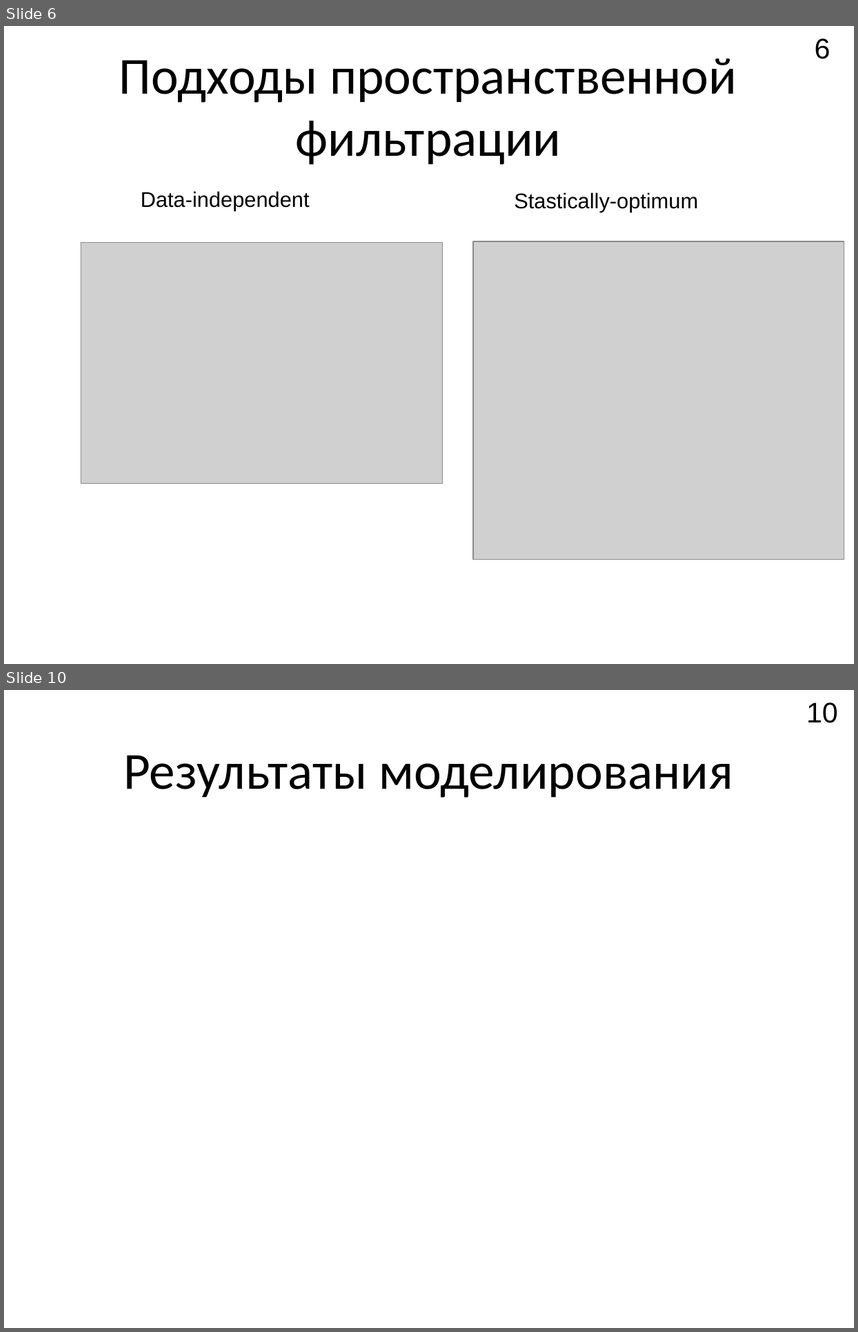
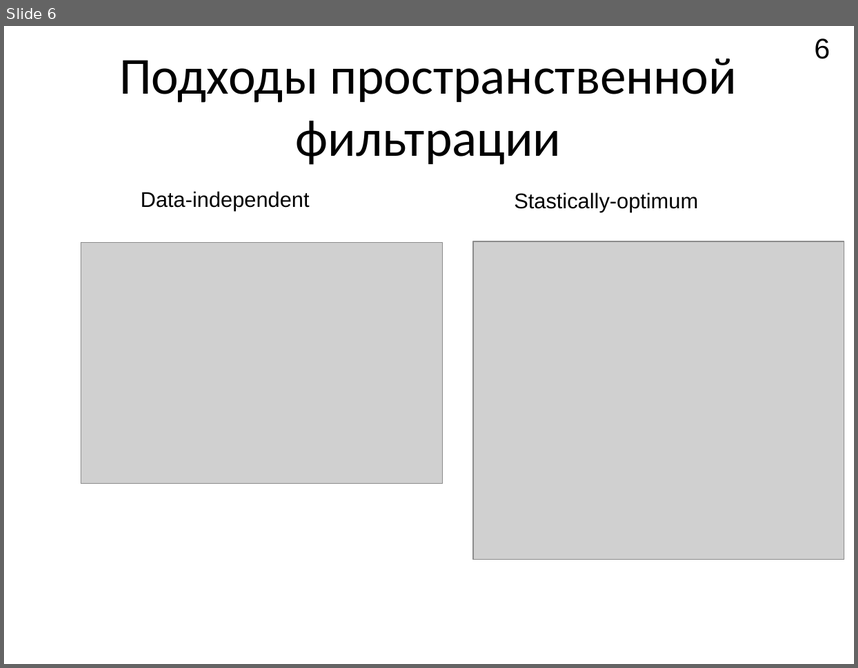
Before and after one commit to Rernamp/microphone_arrays, a slide deck: student_session_2021/Доклад.pptx. Shown one above the other, each under a label of ours: slides 6 and 10 before the commit, slide 6 after it; the slides between them are not shown. The pictures are 858x1332 and 858x668 pixels, drawn with LibreOffice and Linux fonts; fonts in the diff are those of the drawing; grey boxes stand for pictures. Boxes give left, top, right and bottom in pixels: in the first picture for what was removed or moved away, otherwise in the second. Text is boxed around its words. In the diff, an @@ line names an element or a change of style, - is before the commit and + after.

```diff
--- a/student_session_2021/Доклад.pptx
+++ b/student_session_2021/Доклад.pptx
@@ slide 10 removed at (x1=4, y1=690, x2=854, y2=1328), background #FFFFFF @@
@@ page number removed at (x1=806, y1=702, x2=838, y2=723) @@
-10
@@ text removed at (x1=123, y1=755, x2=733, y2=798) @@
-Результаты моделирования
```
Also in this commit, not shown: 6 slides changed, 1 slide added, 1 other slide removed, 14 other files.
